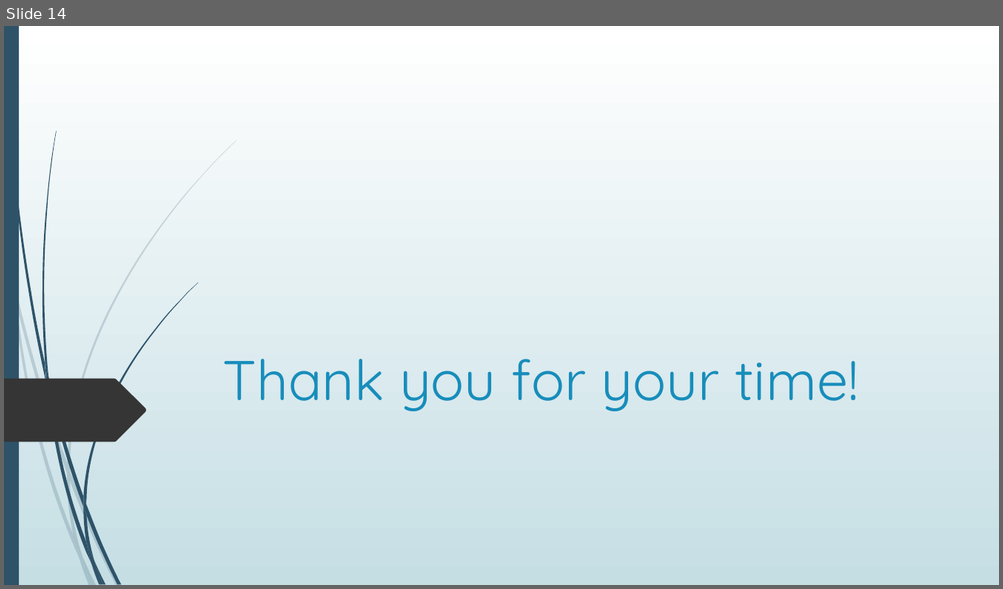
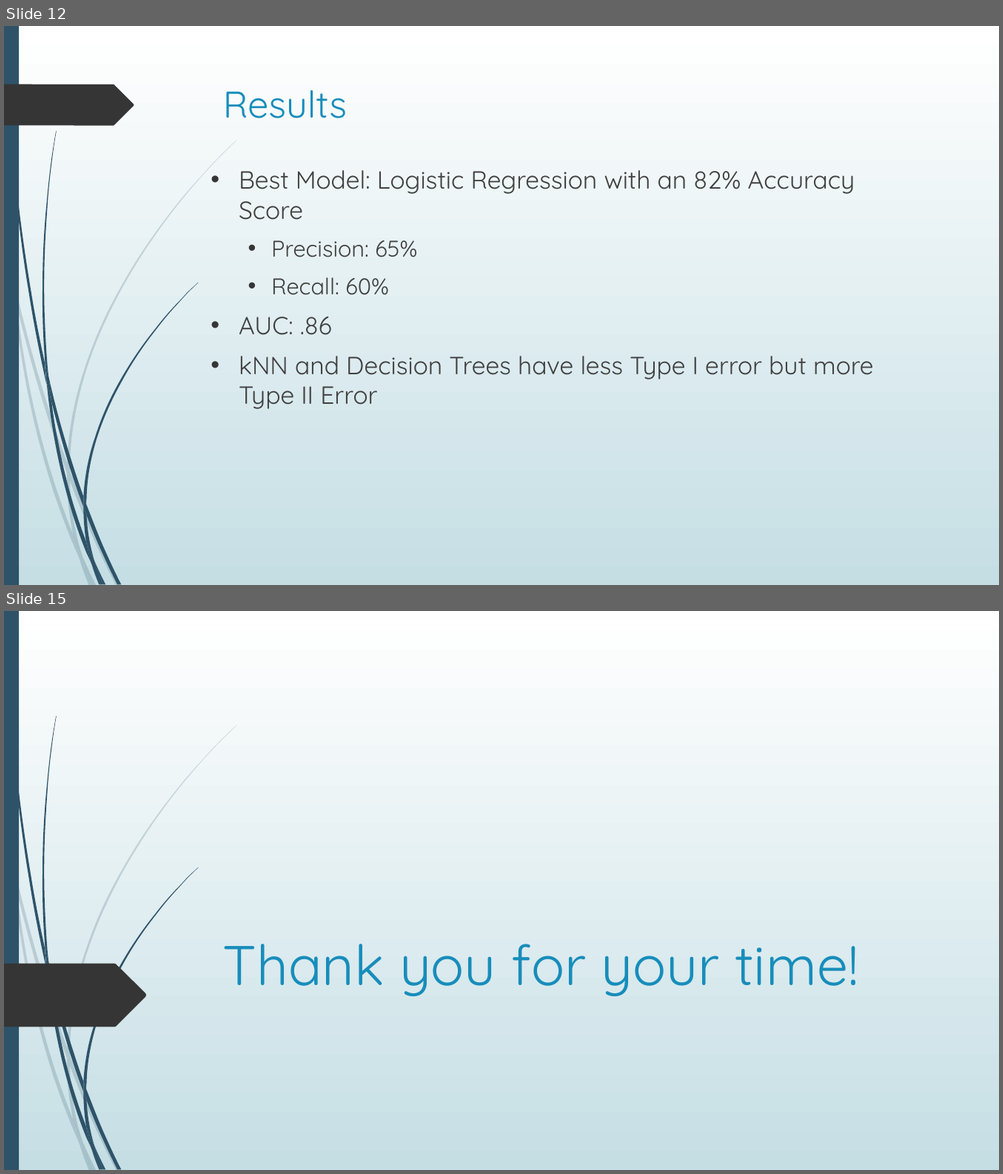
Before and after one commit to justingrisanti/dsc-phase-3-project, a slide deck: Module 3 Final Project Presentation.pptx. Shown one above the other, each under a label of ours: slide 14 before the commit, slides 12 and 15 after it; the slides between them are not shown. The pictures are 1003x589 and 1003x1174 pixels, drawn with LibreOffice and Linux fonts; fonts in the diff are those of the drawing. Boxes give left, top, right and bottom in pixels: in the first picture for what was removed or moved away, otherwise in the second. Text is boxed around its words. In the diff, an @@ line names an element or a change of style, - is before the commit and + after.

```diff
--- a/Module 3 Final Project Presentation.pptx
+++ b/Module 3 Final Project Presentation.pptx
@@ slide 12 added at bbox=[4, 26, 999, 585], background gradient #FFFFFF to #C5DEE5; not listed: 23 template elements that a slide beside it also shows @@
@@ freeform shape added at bbox=[4, 84, 134, 125], fill #353535 @@
@@ title added at bbox=[223, 90, 347, 118], 36 pt, text #178DBB @@
+Results
@@ text added at bbox=[239, 170, 874, 409], 24 pt, text #404040 @@
+• Best Model: Logistic Regression with an 82% Accuracy Score
+  • Precision: 65%
+  • Recall: 60%
+• AUC: .86
+• kNN and Decision Trees have less Type I error but more Type II Error
@@ what was slide 14 is now slide 15 @@
```
Also in this commit, not shown: 5 slides changed, 8 other slides added, 8 slides removed, 9 other files.
